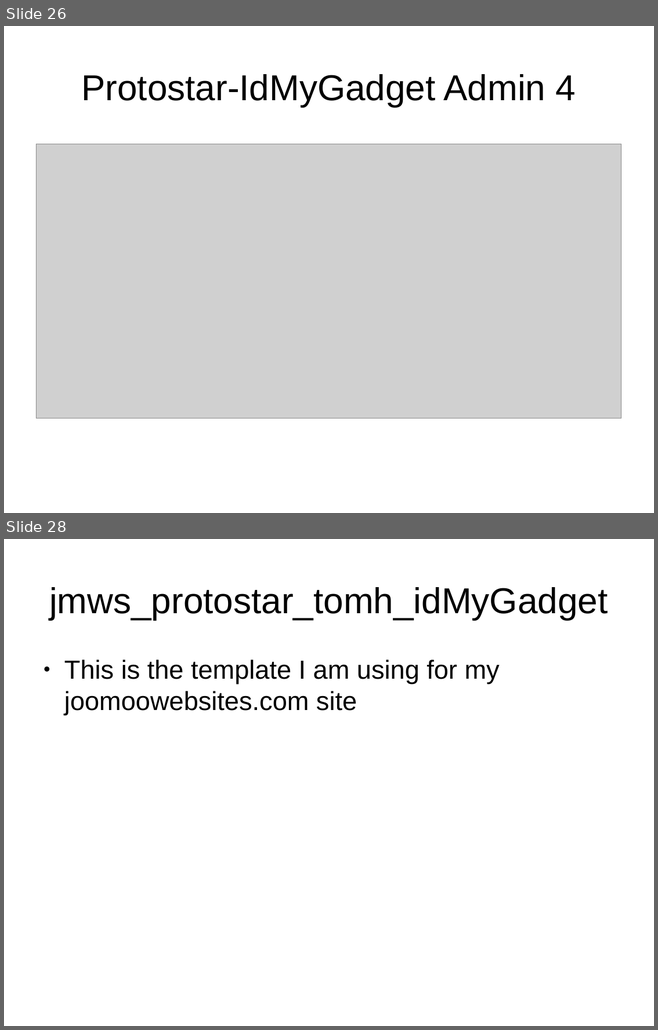
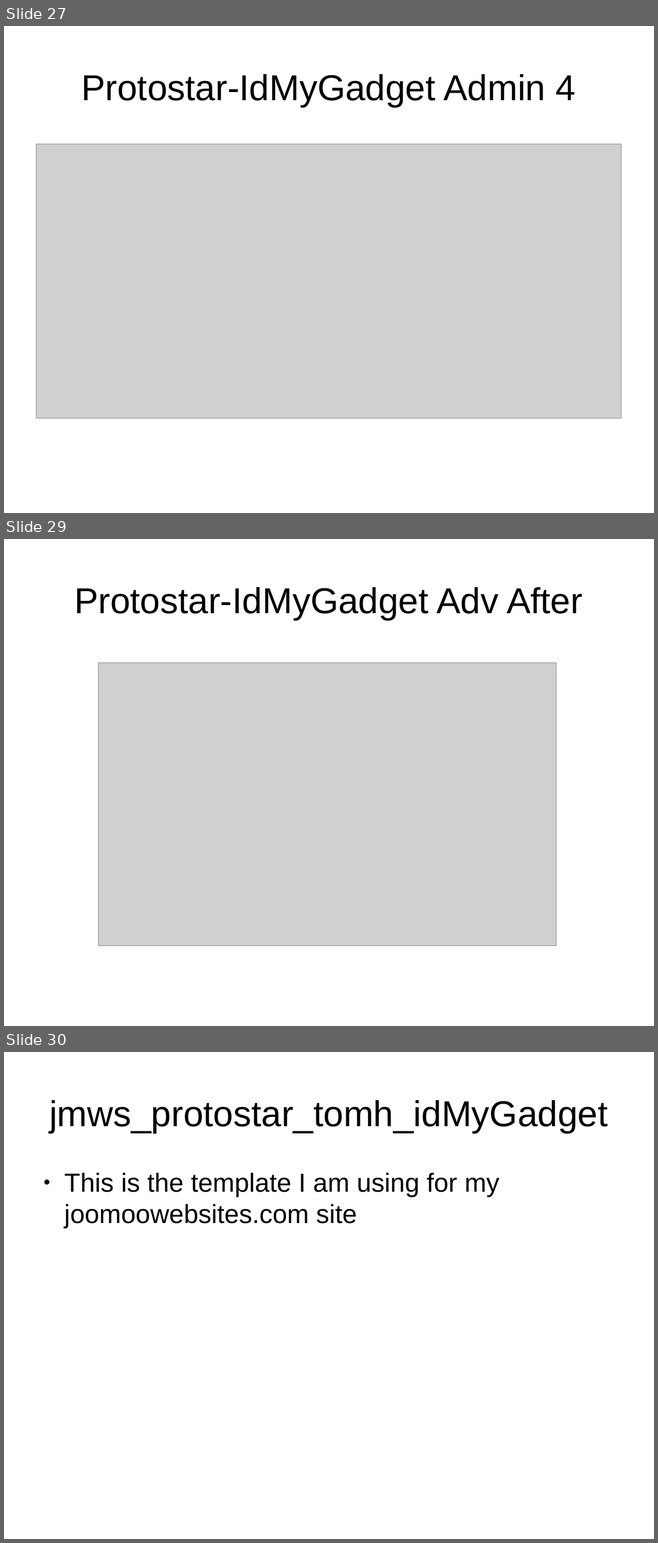
Before and after one commit to tomwhartung/jmws_accoutrements, a slide deck: presentations/2015_09-Joomla/Device_Detection-In_Protostar_and_Beez3.odp. Shown one above the other, each under a label of ours: slides 26 and 28 before the commit, slides 27, 29 and 30 after it; the slides between them are not shown. The pictures are 658x1030 and 658x1543 pixels, drawn with LibreOffice and Linux fonts; fonts in the diff are those of the drawing; grey boxes stand for pictures. Boxes give left, top, right and bottom in pixels: in the first picture for what was removed or moved away, otherwise in the second. Text is boxed around its words. In the diff, an @@ line names an element or a change of style, - is before the commit and + after.

Commit message:
Added before and after shots of the Advanced tab for protostar templates.

```diff
--- a/presentations/2015_09-Joomla/Device_Detection-In_Protostar_and_Beez3.odp
+++ b/presentations/2015_09-Joomla/Device_Detection-In_Protostar_and_Beez3.odp
@@ slide 29 added at (4,539,654,1026), background #FFFFFF @@
@@ title added at (74,587,582,620), 44 pt, text #000000 @@
+Protostar-IdMyGadget Adv After
@@ picture added at (99,663,556,946) @@
@@ what was slide 26 is now slide 27 @@
@@ what was slide 28 is now slide 30 @@
```
Also in this commit, not shown: 2 slides changed, 3 other slides added, 1 slide removed, 3 other files.
